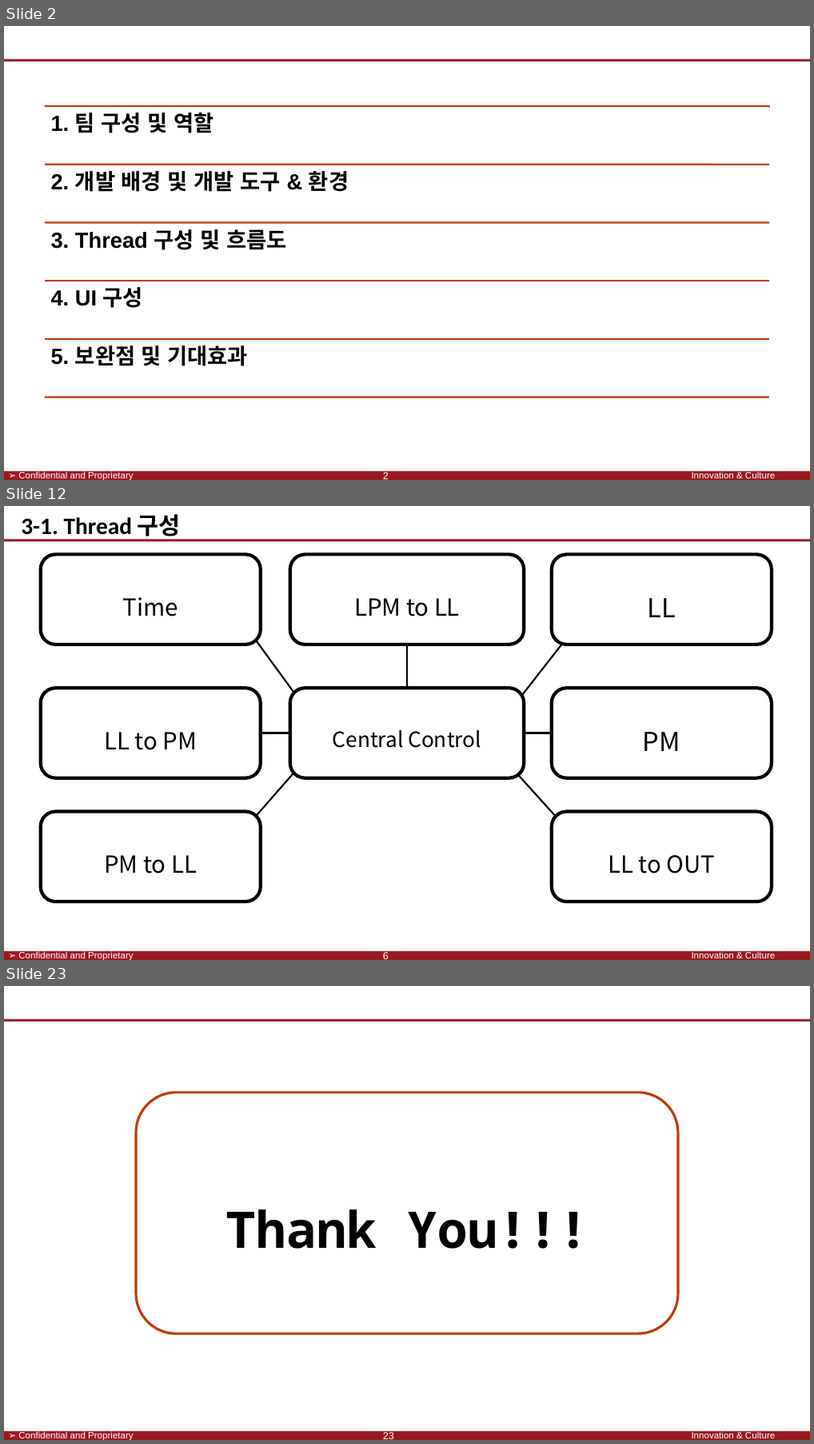
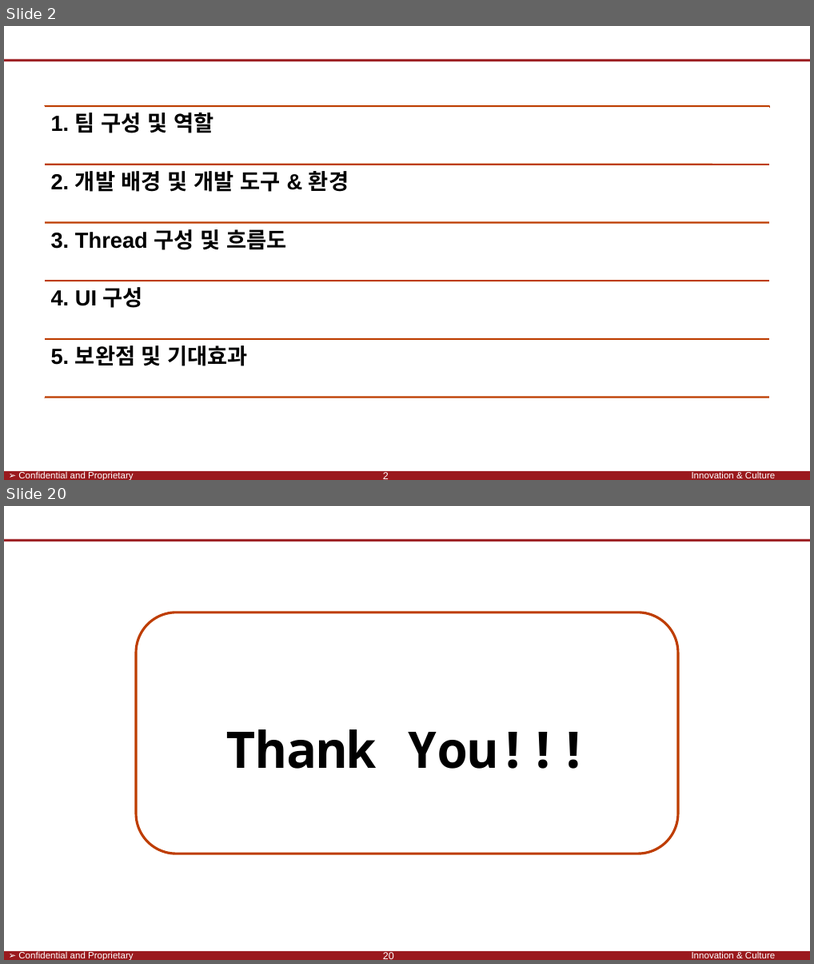
Before and after one commit to SaintSeong/JusungProject, a slide deck: A조 발표/A조 발표.pptx. Shown one above the other, each under a label of ours: slides 2, 12 and 23 before the commit, slides 2 and 20 after it; the slides between them are not shown. The pictures are 814x1444 and 814x964 pixels, drawn with LibreOffice and Linux fonts; fonts in the diff are those of the drawing; background and template pictures are left out. Boxes give left, top, right and bottom in pixels: in the first picture for what was removed or moved away, otherwise in the second. Text is boxed around its words. In the diff, an @@ line names an element or a change of style, - is before the commit and + after.

```diff
--- a/A조 발표/A조 발표.pptx
+++ b/A조 발표/A조 발표.pptx
@@ slide 12 removed at bbox=[4, 506, 810, 960], background #FFFFFF; not listed: 4 template elements that a slide beside it also shows @@
@@ text removed at bbox=[21, 514, 181, 540] @@
-3-1. Thread 구성
@@ rounded rectangle removed at bbox=[40, 554, 261, 644] @@
-Time
@@ rounded rectangle removed at bbox=[290, 554, 524, 644] @@
-LPM to LL
@@ rounded rectangle removed at bbox=[552, 554, 772, 644] @@
-LL
@@ line removed from (301, 702) to (249, 629) @@
@@ line removed from (407, 688) to (407, 644) @@
@@ line removed from (509, 712) to (574, 629) @@
@@ rounded rectangle removed at bbox=[40, 688, 261, 778] @@
-LL to PM
@@ rounded rectangle removed at bbox=[290, 688, 524, 778] @@
-Central Control
@@ rounded rectangle removed at bbox=[552, 688, 772, 778] @@
-PM
@@ line removed from (261, 733) to (290, 733) @@
@@ line removed from (524, 733) to (552, 733) @@
@@ line removed from (301, 764) to (249, 825) @@
@@ line removed from (509, 764) to (564, 825) @@
@@ rounded rectangle removed at bbox=[40, 812, 261, 902] @@
-PM to LL
@@ rounded rectangle removed at bbox=[552, 812, 772, 902] @@
-LL to OUT
@@ text removed at bbox=[383, 952, 389, 959] @@
-6
@@ what was slide 23 is now slide 20 @@
@@ page number at bbox=[383, 952, 394, 959]: text changed @@
-23
+20
```
Also in this commit, not shown: 16 slides changed, 1 slide added, 3 other slides removed.
